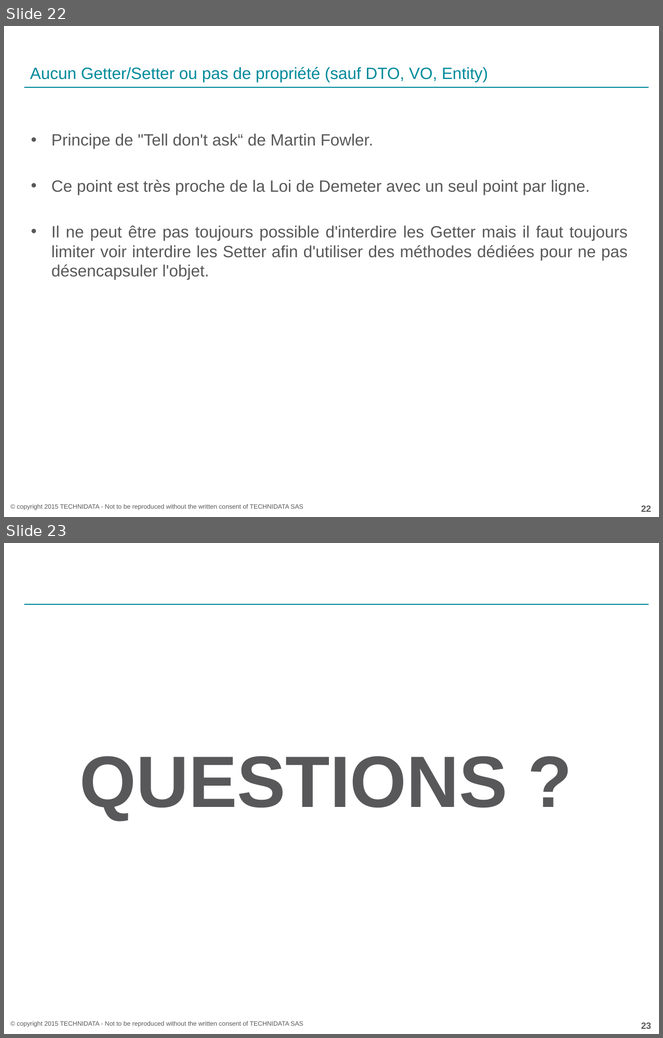
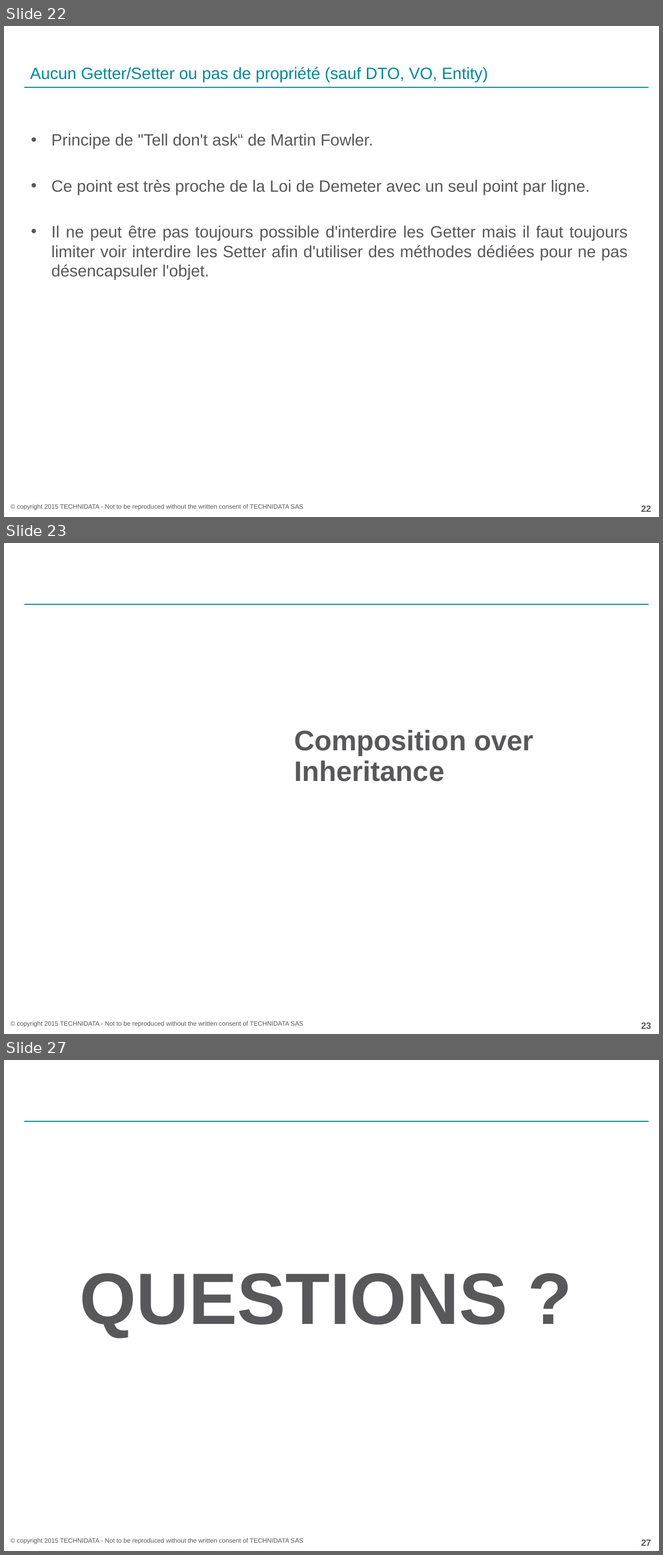
Before and after one commit to acoudene/ObjectCalisthenics, a slide deck: ObjectCalisthenics.pptx. Shown one above the other, each under a label of ours: slides 22 and 23 before the commit, slides 22, 23 and 27 after it; the slides between them are not shown. The pictures are 663x1038 and 663x1555 pixels, drawn with LibreOffice and Linux fonts; fonts in the diff are those of the drawing; background and template pictures are left out. Boxes give left, top, right and bottom in pixels: in the first picture for what was removed or moved away, otherwise in the second. Text is boxed around its words. In the diff, an @@ line names an element or a change of style, - is before the commit and + after.

Commit message:
Update powerpoint with "Composition over inheritance"

```diff
--- a/ObjectCalisthenics.pptx
+++ b/ObjectCalisthenics.pptx
@@ slide 23 added at box(4, 543, 659, 1034), background picture (left out); not listed: 3 template elements that a slide beside it also shows @@
@@ text added at box(294, 730, 534, 782), 31 pt, text #58585A, bold @@
+Composition over Inheritance
@@ what was slide 23 is now slide 27 @@
@@ page number at box(642, 1540, 651, 1546): text changed @@
-23
+27
```
Also in this commit, not shown: 2 slides changed, 3 other slides added, 1 other file.
